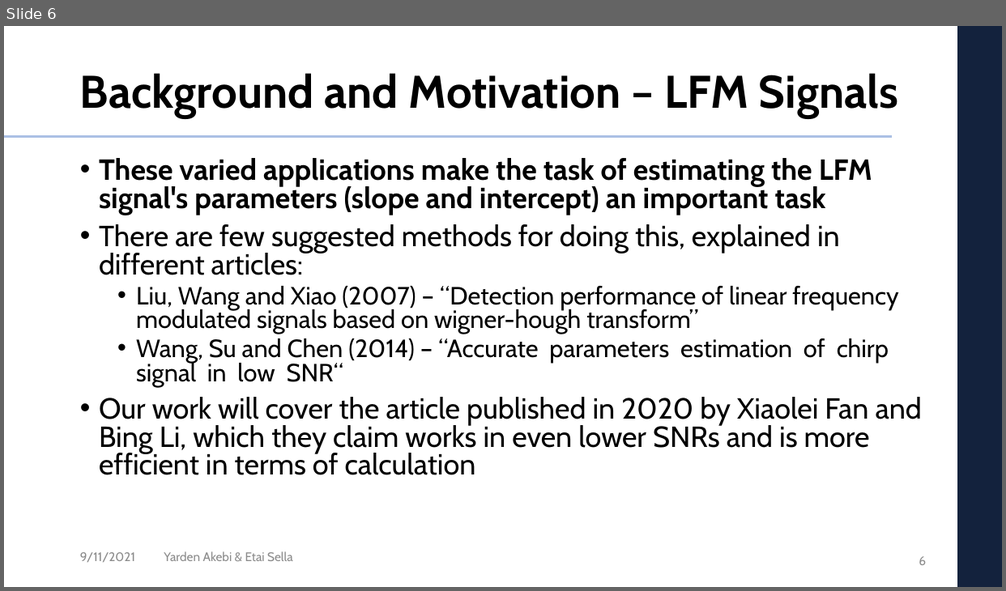
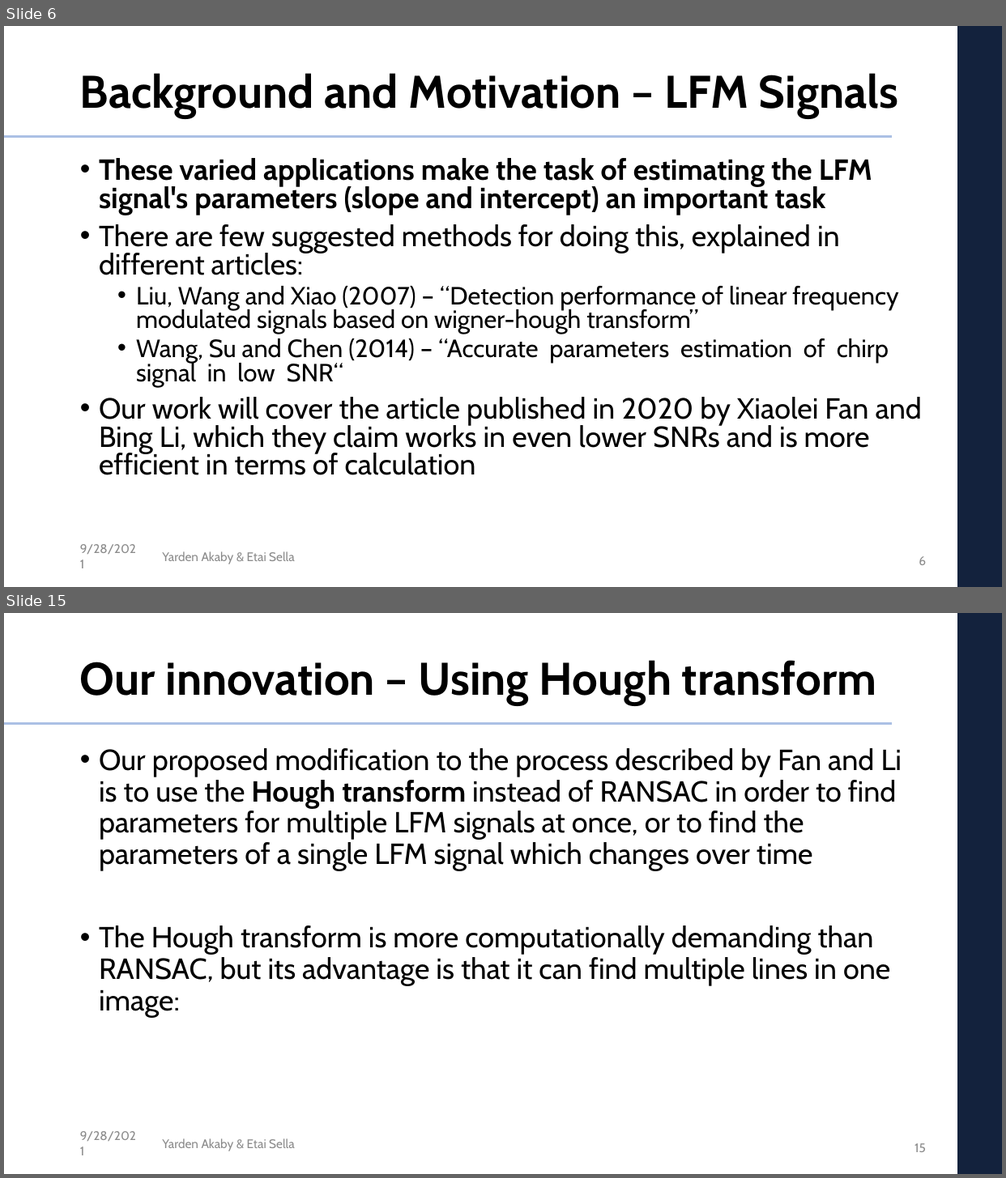
Before and after one commit to etaisella/multi_dim_DSP_final_project, a slide deck: presentation/DSP_project_presentation.pptx. Shown one above the other, each under a label of ours: slide 6 before the commit, slides 6 and 15 after it; the slides between them are not shown. The pictures are 1006x591 and 1006x1178 pixels, drawn with LibreOffice and Linux fonts; fonts in the diff are those of the drawing; background and template pictures are left out. Boxes give left, top, right and bottom in pixels: in the first picture for what was removed or moved away, otherwise in the second. Text is boxed around its words. In the diff, an @@ line names an element or a change of style, - is before the commit and + after.

Commit message:
adding process to presentation

```diff
--- a/presentation/DSP_project_presentation.pptx
+++ b/presentation/DSP_project_presentation.pptx
@@ slide 15 added at bbox=[4, 613, 1002, 1174], background #FFFFFF; not listed: 3 template elements that a slide beside it also shows @@
@@ title added at bbox=[80, 660, 876, 705], 44 pt, text #000000, bold @@
+Our innovation – Using Hough transform
@@ text added at bbox=[99, 748, 902, 1018], 28 pt, text #000000 @@
+• Our proposed modification to the process described by Fan and Li is to use the Hough transform instead of RANSAC in order to find parameters for multiple LFM signals at once, or to find the parameters of a single LFM signal which changes over time
+• The Hough transform is more computationally demanding than RANSAC, but its advantage is that it can find multiple lines in one image:
@@ text added at bbox=[80, 1131, 136, 1141], 12 pt, text #8C8C8C @@
+9/28/2021
@@ text added at bbox=[162, 1139, 294, 1152], 12 pt, text #8C8C8C @@
+Yarden Akaby & Etai Sella
@@ page number added at bbox=[914, 1144, 926, 1152], 12 pt, text #8C8C8C @@
+15
@@ slide 6 changed as well @@
@@ text at bbox=[80, 544, 136, 554]: text changed @@
-9/11/2021
+9/28/2021
@@ text at bbox=[162, 552, 294, 565]: text changed @@
-Yarden Akebi & Etai Sella
+Yarden Akaby & Etai Sella
```
Also in this commit, not shown: 5 other slides changed, 21 other slides added.
